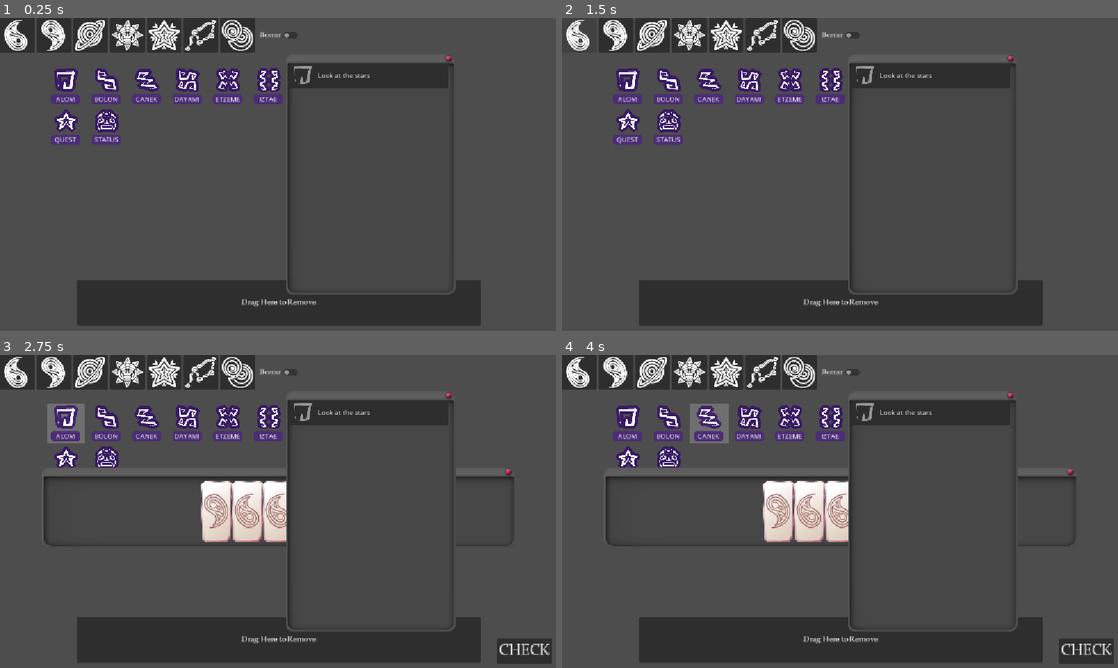
Above: before the commit, frames 1-4 (two rows, left to right).
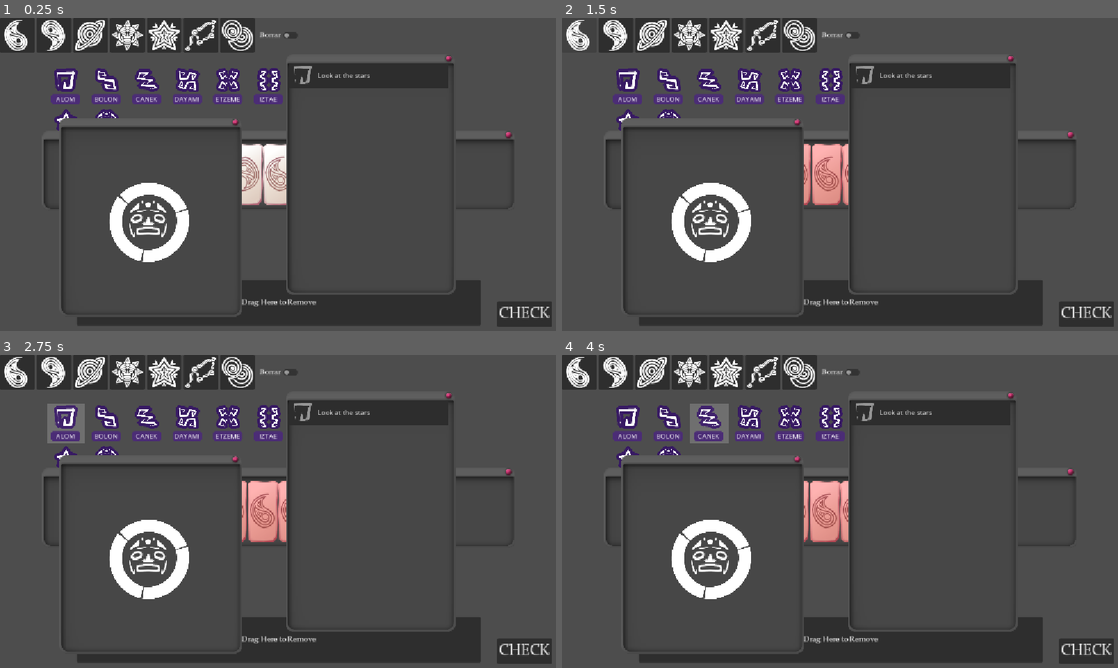
Above: after the commit, the same moments.

Repository: Wendfrey/minijam_210_astral
Game: Godot game, scene res://demo_world.tscn
Two runs of this game, one before a commit and one after it. Both use one fixed random seed, a clock stepped at 60 frames per second and the inputs below. This scene is started directly instead of the project's main scene.
Inputs (mouse positions are in pixels of both pictures, inside the frame that each line leads up to; where the layout moved, square brackets give the same spot in the first picture):
- Up to frame 1 (0.25 s): no input
- Up to frame 2 (1.5 s): click (1084, 315) [578, 36] at 0.5 s; click (578, 36) at 1.27 s
- Up to frame 3 (2.75 s): click "ALOM" at 2 s
- Up to frame 4 (4 s): click "BOLON" at 2.75 s; click "CANEK" at 3.5 s

The runs differ from the first frame. In frame 1, 8.2% of the frame differs, in the area x 7-100%, y 32-99%; in frame 2, 8.1%; in frame 3, 9.1%, in the area x 10-52%, y 32-96%; in frame 4, 9.1%.
Error after the commit: Cannot call method 'get_child' on a null value. (res://scripts/ventanaLogros.gd:21)

Commit message:
ventana status

Diff:
--- a/minijam-210-astral/test_world.tscn
+++ b/minijam-210-astral/test_world.tscn
@@ -13,8 +13,10 @@
 [ext_resource type="FontFile" uid="uid://cf2ah2bsw2yn2" path="res://Font/OpenSans-VariableFont_wdth,wght.ttf" id="11_5457m"]
 [ext_resource type="Texture2D" uid="uid://cibjmv1ofc37s" path="res://assets/img/pcIcons/two.png" id="12_ivea3"]
 [ext_resource type="Texture2D" uid="uid://bmibwmgmvg0n5" path="res://assets/img/pcIcons/three.png" id="13_jvck6"]
+[ext_resource type="Texture2D" uid="uid://rcty8r5u1h8f" path="res://assets/img/pcIcons/statusCenter.png" id="14_f2a6c"]
 [ext_resource type="Texture2D" uid="uid://00stn1cgeept" path="res://assets/img/pcIcons/four.png" id="14_kfu6g"]
 [ext_resource type="Texture2D" uid="uid://delf51f0nm63s" path="res://assets/img/pcIcons/five.png" id="15_6mf5r"]
+[ext_resource type="Texture2D" uid="uid://cl67ho0deqlp1" path="res://assets/img/pcIcons/calendarSide.png" id="15_07e4k"]
 [ext_resource type="Texture2D" uid="uid://slqlr2o10in3" path="res://assets/img/pcIcons/six.png" id="16_blr6d"]
 [ext_resource type="Texture2D" uid="uid://b4jdent5v26jt" path="res://assets/img/pcIcons/quest.png" id="17_blr6d"]
 [ext_resource type="Texture2D" uid="uid://d2vu8ntnxdq0m" path="res://assets/img/pcIcons/calendar.png" id="18_f2a6c"]
@@ -268,7 +270,6 @@
 [node name="Camera2D" type="Camera2D" parent="." unique_id=947224256]
 
 [node name="JuegoVentana" type="Panel" parent="." unique_id=626347948]
-visible = false
 z_index = -1
 layout_mode = 0
 offset_left = -483.0
@@ -320,6 +321,54 @@
 theme_override_styles/normal = SubResource("StyleBoxEmpty_cnaw2")
 theme_override_styles/hover = SubResource("StyleBoxEmpty_kt6p6")
 
+[node name="StatusVentana" type="Panel" parent="." unique_id=1383264431 node_paths=PackedStringArray("listado")]
+z_index = 1
+layout_mode = 0
+offset_left = -447.0
+offset_top = -97.0
+offset_right = -80.0
+offset_bottom = 288.0
+mouse_filter = 2
+theme_override_styles/panel = ExtResource("5_lf0gk")
+script = ExtResource("4_uu1iw")
+listado = NodePath("")
+logros = Array[String](["Look at the stars", "Check the status window", "Open a level", "Play the game", "Complete a level", "Try all levels", "Discover all sigils", "So you're the Secret lover!", "Curiosity Killed the Cat", "Today is a legs day", "Are you sure?", "Wait for hope", "Change our destiny"])
+
+[node name="close" type="Button" parent="StatusVentana" unique_id=1889893680]
+layout_mode = 1
+anchors_preset = -1
+anchor_left = 0.5
+anchor_top = 0.5
+anchor_right = 0.5
+anchor_bottom = 0.5
+offset_left = 153.0
+offset_top = -254.0
+offset_right = 171.0
+offset_bottom = -238.0
+theme_override_styles/normal = SubResource("StyleBoxEmpty_cnaw2")
+theme_override_styles/hover = SubResource("StyleBoxEmpty_kt6p6")
+
+[node name="Sprite2D" type="Sprite2D" parent="StatusVentana" unique_id=1028424339]
+position = Vector2(178, 189)
+texture = ExtResource("14_f2a6c")
+
+[node name="Circle1" type="Node2D" parent="StatusVentana/Sprite2D" unique_id=299702064]
+scale = Vector2(0.375, 0.375)
+
+[node name="Sprite2D2" type="Sprite2D" parent="StatusVentana/Sprite2D/Circle1" unique_id=1265848224]
+position = Vector2(28.880081, -117)
+texture = ExtResource("15_07e4k")
+
+[node name="Sprite2D3" type="Sprite2D" parent="StatusVentana/Sprite2D/Circle1" unique_id=1348401836]
+position = Vector2(110.880005, 103.99994)
+rotation = 2.0943952
+texture = ExtResource("15_07e4k")
+
+[node name="Sprite2D4" type="Sprite2D" parent="StatusVentana/Sprite2D/Circle1" unique_id=1417024438]
+position = Vector2(-123.11975, 65.99994)
+rotation = -2.094395
+texture = ExtResource("15_07e4k")
+
 [node name="LogrosVentana" type="Panel" parent="." unique_id=1040422617 node_paths=PackedStringArray("listado")]
 z_index = 1
 layout_mode = 0
Binary file added: minijam-210-astral/assets/img/pcIcons/calendarSide.png
Not shown, added: minijam-210-astral/assets/img/pcIcons/calendarSide.png.import
Binary file added: minijam-210-astral/assets/img/pcIcons/statusCenter.png
Not shown, added: minijam-210-astral/assets/img/pcIcons/statusCenter.png.import
Not shown, changed: media/pcIcons.kra
